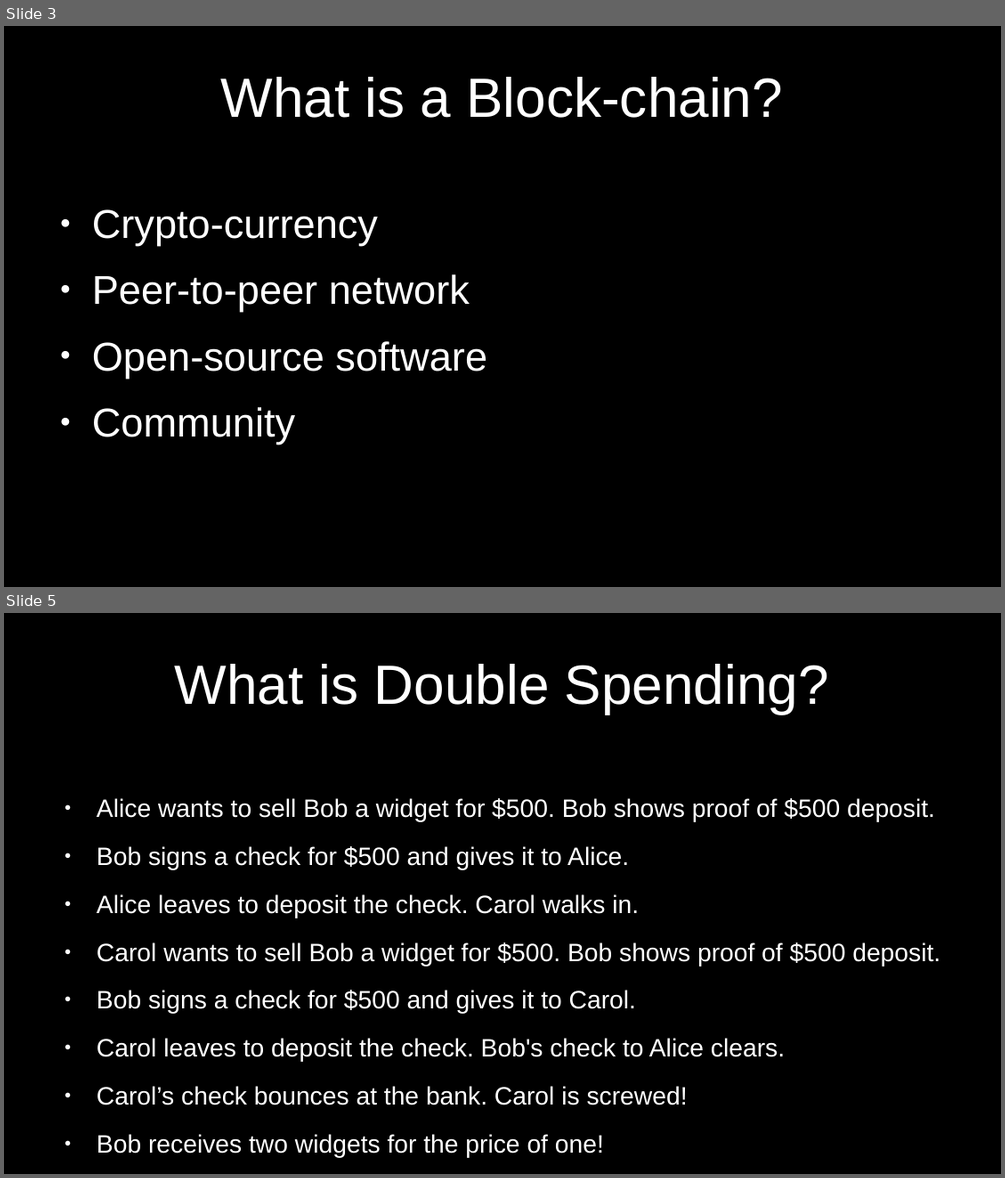
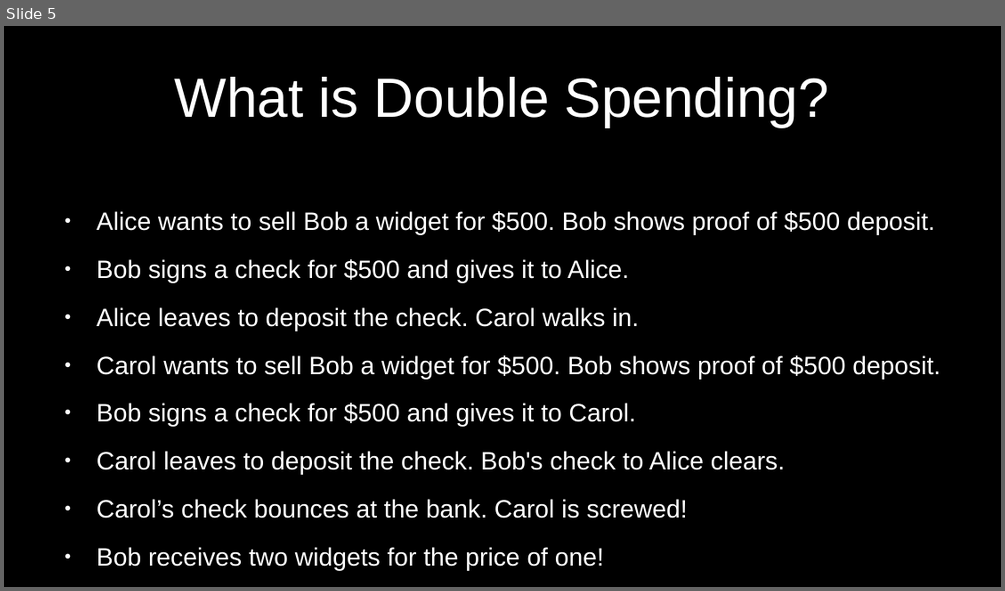
Before and after one commit to cmdruid/bitcoin-programming, a slide deck: slides/bitcoin-whitepaper-review.odp. Shown one above the other, each under a label of ours: slides 3 and 5 before the commit, slide 5 after it; the slides between them are not shown. The pictures are 1005x1178 and 1005x591 pixels, drawn with LibreOffice and Linux fonts; fonts in the diff are those of the drawing. Boxes give left, top, right and bottom in pixels: in the first picture for what was removed or moved away, otherwise in the second. Text is boxed around its words. In the diff, an @@ line names an element or a change of style, - is before the commit and + after.

```diff
--- a/slides/bitcoin-whitepaper-review.odp
+++ b/slides/bitcoin-whitepaper-review.odp
@@ slide 3 removed at (4,26,1001,587), background #000000 @@
@@ title removed at (221,77,783,118) @@
-What is a Block-chain?
@@ text removed at (92,209,487,443) @@
-● Crypto-currency
-● Peer-to-peer network
-● Open-source software
-● Community
```
Also in this commit, not shown: 7 slides changed, 2 slides added, 2 other slides removed, 1 other file.
